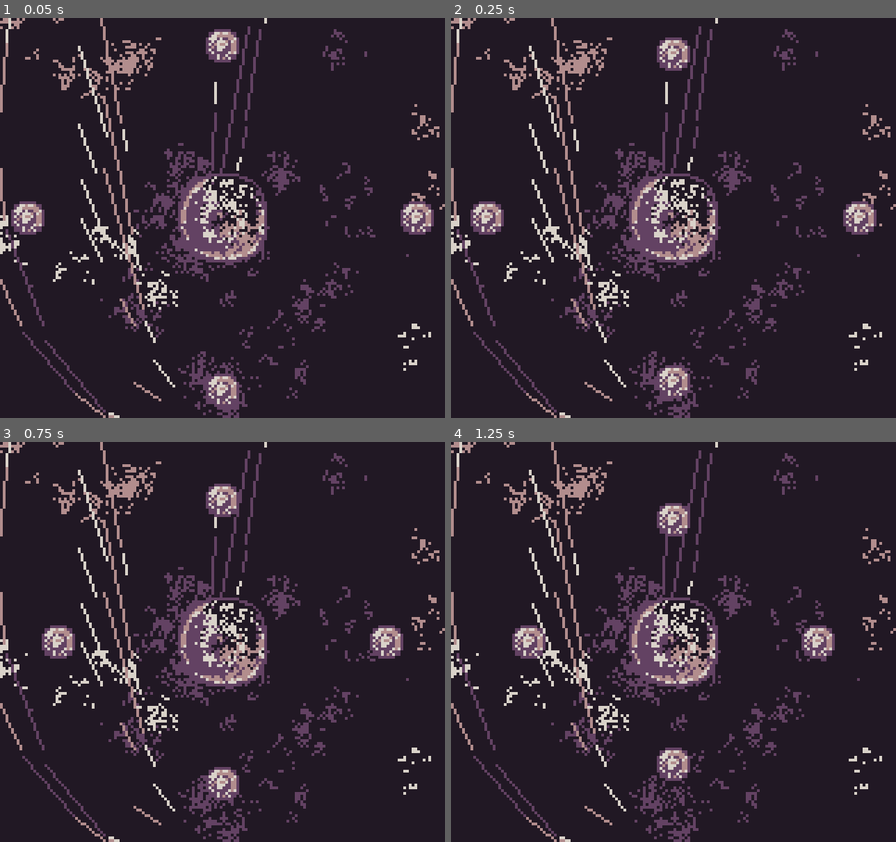
Above: before the commit, frames 1-4 (two rows, left to right).
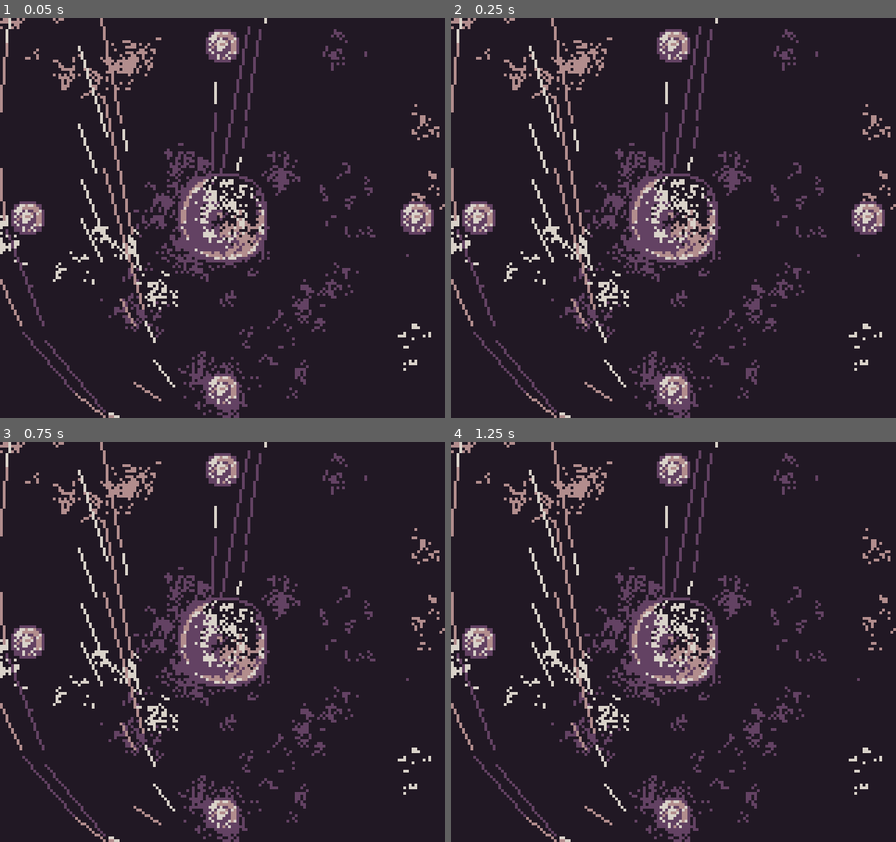
Above: after the commit, the same moments.

Repository: sym-z/gbjam-12
Game: Godot game, scene res://scenes/load_scene.tscn
Two runs of this game, one before a commit and one after it. Both use one fixed random seed, a clock stepped at 60 frames per second and the inputs below.
Inputs:
- Up to frame 1 (0.05 s): no input
- Up to frame 2 (0.25 s): no input
- Up to frame 3 (0.75 s): tap Enter (START) at 0.5 s; hold D (DPAD-RIGHT) from 0.53 s (still down); tap L (A) at 0.6 s
- Up to frame 4 (1.25 s): keep holding D (DPAD-RIGHT); tap K (B) at 0.8 s

Frame 1 is identical in both runs. In frame 2, 2.0% of the frame differs, in the area x 2-98%, y 2-98%; in frame 3, 3.5%; in frame 4, 3.6%, in the area x 2-87%, y 2-98%.

Commit message:
Aiming, shooting, destroying enemies
enemies take damage based on player's damage and die if their health reaches 0

Diff:
--- a/game-files/scenes/bad_guy.tscn
+++ b/game-files/scenes/bad_guy.tscn
@@ -19,7 +19,7 @@
 
 [node name="Bad Guy" type="Node2D"]
 script = ExtResource("1_qcadk")
-speed = 15
+speed = 0
 
 [node name="AnimatedSprite2D" type="AnimatedSprite2D" parent="."]
 sprite_frames = SubResource("SpriteFrames_xfng4")
--- a/game-files/scenes/goodguy.tscn
+++ b/game-files/scenes/goodguy.tscn
@@ -17,8 +17,12 @@
 [sub_resource type="CircleShape2D" id="CircleShape2D_b0cfp"]
 radius = 16.0
 
-[node name="Good Guy" type="Node2D"]
+[node name="Good Guy" type="Node2D" node_paths=PackedStringArray("NORTH_GUN", "SOUTH_GUN", "EAST_GUN", "WEST_GUN")]
 script = ExtResource("1_q0ltr")
+NORTH_GUN = NodePath("Firing Directions/NORTH")
+SOUTH_GUN = NodePath("Firing Directions/SOUTH")
+EAST_GUN = NodePath("Firing Directions/EAST")
+WEST_GUN = NodePath("Firing Directions/WEST")
 
 [node name="AnimatedSprite2D" type="AnimatedSprite2D" parent="."]
 sprite_frames = SubResource("SpriteFrames_v3ou4")
@@ -28,4 +32,25 @@
 [node name="CollisionShape2D" type="CollisionShape2D" parent="Hurtbox"]
 shape = SubResource("CircleShape2D_b0cfp")
 
+[node name="Firing Directions" type="Node2D" parent="."]
+
+[node name="NORTH" type="RayCast2D" parent="Firing Directions"]
+rotation = 3.14159
+target_position = Vector2(0, 80)
+collide_with_areas = true
+
+[node name="SOUTH" type="RayCast2D" parent="Firing Directions"]
+target_position = Vector2(0, 80)
+collide_with_areas = true
+
+[node name="EAST" type="RayCast2D" parent="Firing Directions"]
+rotation = 4.71239
+target_position = Vector2(0, 80)
+collide_with_areas = true
+
+[node name="WEST" type="RayCast2D" parent="Firing Directions"]
+rotation = 1.5708
+target_position = Vector2(0, 80)
+collide_with_areas = true
+
 [connection signal="area_entered" from="Hurtbox" to="." method="_on_hurtbox_area_entered"]
--- a/game-files/scripts/bad_guy.gd
+++ b/game-files/scripts/bad_guy.gd
@@ -2,7 +2,7 @@
 @export var speed : int = 5
 @export var direction : Vector2 = Vector2.ZERO
 @export var damage : int = 1
-
+@export var health : int = 1
 func _ready():
 	pass
 
@@ -14,3 +14,8 @@
 
 func destroy():
 	queue_free()
+
+func hurt(damage):
+	health -= damage
+	if health <= 0:
+		destroy()
--- a/game-files/scripts/goodguy.gd
+++ b/game-files/scripts/goodguy.gd
@@ -13,48 +13,71 @@
 var srt_but : bool = false
 # # # # # # # # # # # #
 
+### FOR THE GUNS ###
+# For match statements
+enum AIM {NORTH, SOUTH, EAST, WEST}
+# Default aim direction is north!
+var aim_dir = AIM.NORTH
+@export var NORTH_GUN : RayCast2D
+@export var SOUTH_GUN : RayCast2D
+@export var EAST_GUN : RayCast2D
+@export var WEST_GUN : RayCast2D
+
+### GUN ARRAY ###
+var gun_arr
 ### PLAYER HEALTH ###
 @export var health : int = 4
 
+### WEAPON DAMAGE (FOR NOW) ###
+@export var damage : int = 1
+
 func _ready():
+	### HOLDS GUNS TO MAKE FIRING CODE EASIER ###
+	gun_arr = [NORTH_GUN,SOUTH_GUN,EAST_GUN,WEST_GUN]
 	pass
 
 func _process(_delta):
-	input_handler(true)
+	input_handler()
 
 func input_handler(DEBUG = false):
-	if Input.is_action_just_pressed("DPAD-DOWN"):
+	if Input.is_action_pressed("DPAD-DOWN"):
 		down = true
+		aim_dir = AIM.SOUTH
 		if(DEBUG):
 			print("D O W N")
 	else:
 		down = false
-	if Input.is_action_just_pressed("DPAD-UP"):
+	if Input.is_action_pressed("DPAD-UP"):
 		up = true
+		aim_dir = AIM.NORTH
 		if(DEBUG):
 			print("U P")
 	else:
 		up = false
-	if Input.is_action_just_pressed("DPAD-LEFT"):
+	if Input.is_action_pressed("DPAD-LEFT"):
 		left = true
+		aim_dir = AIM.WEST
 		if(DEBUG):
 			print("L E F T")
 	else:
 		left = false
-	if Input.is_action_just_pressed("DPAD-RIGHT"):
+	if Input.is_action_pressed("DPAD-RIGHT"):
 		right = true
+		aim_dir = AIM.EAST
 		if(DEBUG):
 			print("R I G H T")
 	else:
 		right = false
 	if Input.is_action_just_pressed("A"):
 		a_but = true
+		fire()
 		if(DEBUG):
 			print("A")
 	else:
 		a_but = false
 	if Input.is_action_just_pressed("B"):
 		b_but = true
+		fire()
 		if(DEBUG):
 			print("B")
 	else:
@@ -86,3 +109,19 @@
 func die():
 	print("YOU DIED")
 	queue_free()
+
+func fire():
+	# Haven't decided on a fire button
+	if a_but or b_but:
+		# Fire the correct gun
+		var curr_gun = gun_arr[aim_dir]
+		### SEE WHAT IT HIT ###
+		var target = curr_gun.get_collider()
+		if target and target.is_in_group("Enemies"):
+			# Damage Enemy
+			#print("Enemy Hit")
+			# Isolate the root node of the enemy, and apply damage to its health
+			target.owner.hurt(damage)
+		else:
+			#print("Enemy Miss")
+			pass
Not shown, changed: DESIGN.md
